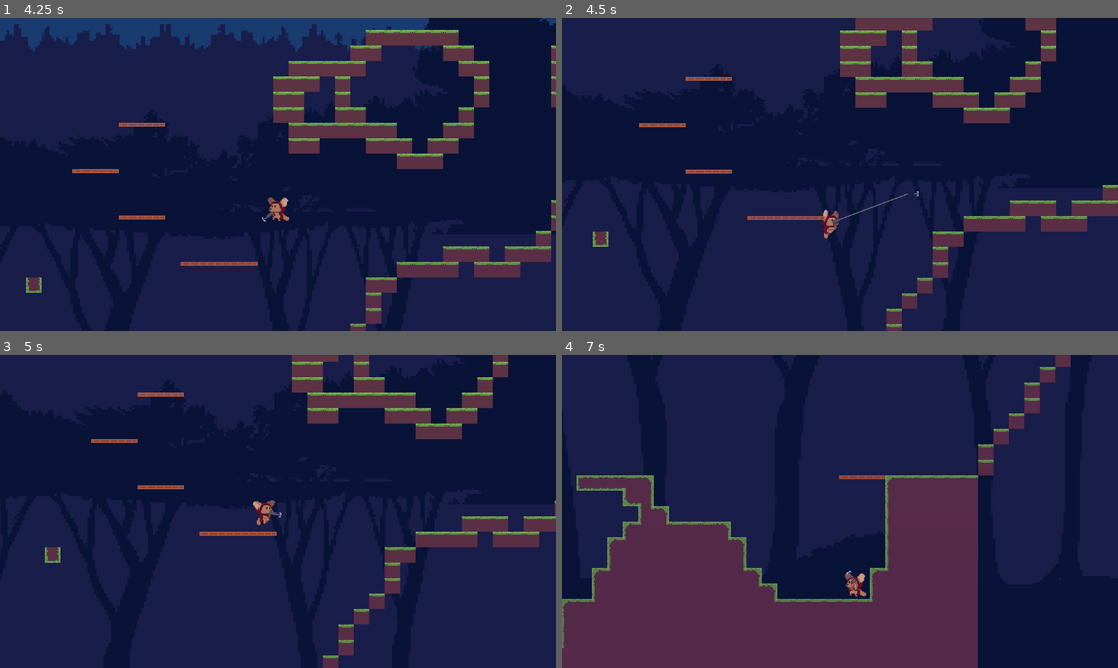
Above: before the commit, frames 1-4 (two rows, left to right).
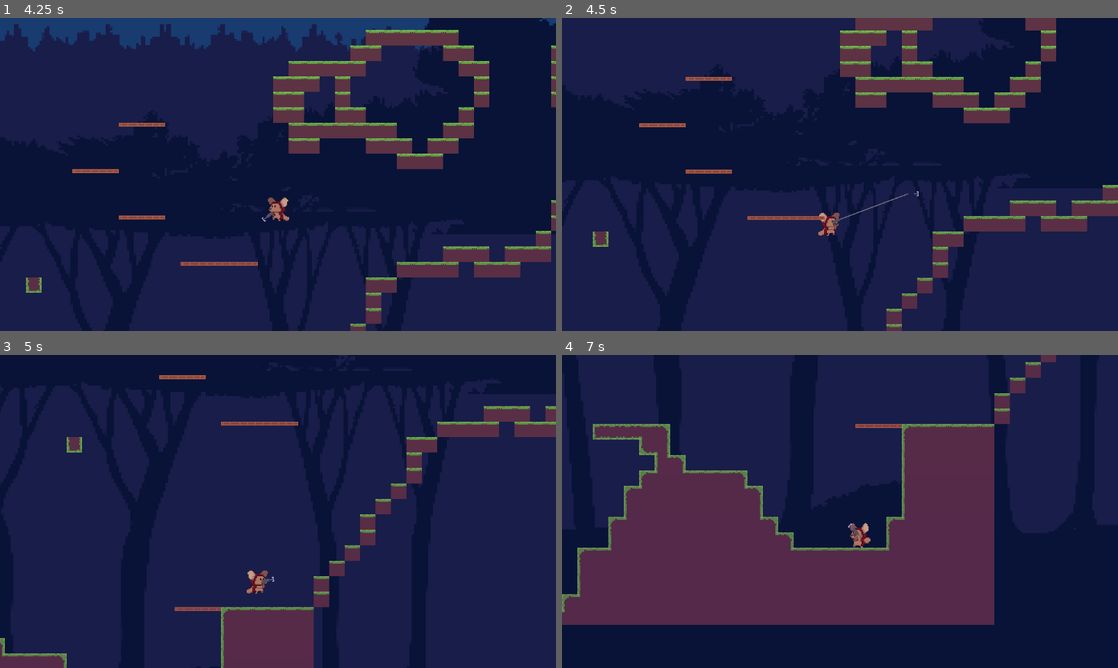
Above: after the commit, the same moments.

Repository: RaccoonLasagna/ihavenowingsbutimustclimb
Game: Godot game, scene res://Title Screen/title_screen.tscn
The game is run twice, just before and just after one commit, with the same random seed, the same clock (stepped at 60 frames per second) and the same inputs.
Inputs (mouse positions are in pixels of both pictures, inside the frame that each line leads up to):
- Up to frame 1 (4.25 s): click "BEGIN JOURNEY" at 0.5 s; move the mouse to (400, 158) at 1.27 s; hold D (right) 1.28-2.03 s; click (400, 158) at 1.35 s; tap Space (jump) at 1.52, 2.27, 3.77 s; move the mouse to (166, 190) at 2.02 s; hold S (down) 2.03-2.78 s; click (166, 190) at 2.1 s; move the mouse to (333, 105) at 2.77 s; hold D (right) 2.78-3.53 s; click (333, 105) at 2.85 s; move the mouse to (250, 237) at 3.52 s; hold W (up) from 3.53 s (still down); click (250, 237) at 3.6 s
- Up to frame 2 (4.5 s): move the mouse to (1006, 221) at 4.27 s; release W (up) at 4.28 s; hold A (left) from 4.28 s (still down); click (1006, 221) at 4.35 s
- Up to frame 3 (5 s): keep holding A (left); tap Space (jump) at 4.52 s
- Up to frame 4 (7 s): move the mouse to (673, 464) at 5.02 s; click (673, 464) at 5.1 s; tap Space (jump) at 5.27, 6.77 s; move the mouse to (867, 511) at 5.77 s; release A (left) at 5.78 s; hold S (down) 5.78-6.53 s; click (867, 511) at 5.85 s; move the mouse to (756, 433) at 6.52 s; hold D (right) from 6.53 s (still down); click (756, 433) at 6.6 s

Frame 1 is identical in both runs. In frame 2, 0.1% of the frame differs, in the area x 46-50%, y 61-71%; in frame 3, 15%; in frame 4, 28%, in the area x 0-92%, y 0-100%.

Commit message:
fixed collision again

Diff:
--- a/hook_head.tscn
+++ b/hook_head.tscn
@@ -6,20 +6,20 @@
 [sub_resource type="RectangleShape2D" id="RectangleShape2D_m6oms"]
 size = Vector2(10, 10)
 
-[node name="hook_head" type="Area2D" unique_id=1846363436 node_paths=PackedStringArray("timer")]
+[node name="hook_head" type="Area2D" node_paths=PackedStringArray("timer")]
 collision_layer = 2
 collision_mask = 2
 script = ExtResource("1_m6oms")
 timer = NodePath("Timer")
 
-[node name="Sprite2D" type="Sprite2D" parent="." unique_id=1453851093]
+[node name="Sprite2D" type="Sprite2D" parent="."]
 scale = Vector2(2, 2)
 texture = ExtResource("2_hfjrw")
 
-[node name="CollisionShape2D" type="CollisionShape2D" parent="." unique_id=1008016541]
+[node name="CollisionShape2D" type="CollisionShape2D" parent="."]
 shape = SubResource("RectangleShape2D_m6oms")
 
-[node name="Timer" type="Timer" parent="." unique_id=1212105646]
+[node name="Timer" type="Timer" parent="."]
 wait_time = 0.5
 autostart = true
 
--- a/map.tscn
+++ b/map.tscn
@@ -41,19 +41,19 @@
 12:0/0/physics_layer_0/polygon_0/points = PackedVector2Array(-8, -8, 8, -8, 8, 8, -8, 8)
 14:0/0 = 0
 14:0/0/physics_layer_0/polygon_0/points = PackedVector2Array(-8, -8, 8, -8, 8, 8, -8, 8)
-0:2/0 = 0
-0:2/0/physics_layer_0/polygon_0/points = PackedVector2Array(-8, -8, 8, -8, 8, 8, -8, 8)
-0:2/0/physics_layer_0/polygon_0/one_way = true
-2:2/0 = 0
-2:2/0/physics_layer_0/polygon_0/points = PackedVector2Array(-8, -8, 8, -8, 8, 8, -8, 8)
-2:2/0/physics_layer_0/polygon_0/one_way = true
-4:2/0 = 0
-4:2/0/physics_layer_0/polygon_0/points = PackedVector2Array(-8, -8, 8, -8, 8, 8, -8, 8)
-4:2/0/physics_layer_0/polygon_0/one_way = true
 16:0/0 = 0
 16:0/0/physics_layer_0/polygon_0/points = PackedVector2Array(-8, -8, 8, -8, 8, 8, -8, 8)
 4:0/0 = 0
 4:0/0/physics_layer_0/polygon_0/points = PackedVector2Array(-8, -8, 8, -8, 8, 8, -8, 8)
+0:2/0 = 0
+0:2/0/physics_layer_1/polygon_0/points = PackedVector2Array(-8, -8, 8, -8, 8, 8, -8, 8)
+0:2/0/physics_layer_1/polygon_0/one_way = true
+2:2/0 = 0
+2:2/0/physics_layer_1/polygon_0/points = PackedVector2Array(-8, -8, 8, -8, 8, 8, -8, 8)
+2:2/0/physics_layer_1/polygon_0/one_way = true
+4:2/0 = 0
+4:2/0/physics_layer_1/polygon_0/points = PackedVector2Array(-8, -8, 8, -8, 8, 8, -8, 8)
+4:2/0/physics_layer_1/polygon_0/one_way = true
 
 [sub_resource type="TileSetAtlasSource" id="TileSetAtlasSource_4on3e"]
 texture = ExtResource("4_wbpbn")
@@ -126,138 +126,140 @@
 [sub_resource type="TileSet" id="TileSet_e0an3"]
 physics_layer_0/collision_layer = 3
 physics_layer_0/collision_mask = 3
+physics_layer_1/collision_layer = 4
+physics_layer_1/collision_mask = 4
 sources/1 = SubResource("TileSetAtlasSource_p5pve")
 sources/2 = SubResource("TileSetAtlasSource_4on3e")
 sources/3 = SubResource("TileSetAtlasSource_bssq0")
 
-[node name="Node2D2" type="Node2D" unique_id=547192851 node_paths=PackedStringArray("camera", "player")]
+[node name="Node2D2" type="Node2D" node_paths=PackedStringArray("camera", "player")]
 script = ExtResource("1_e0an3")
 camera = NodePath("Camera2D")
 player = NodePath("Player")
 
-[node name="Camera2D" type="Camera2D" parent="." unique_id=467223065]
-
-[node name="Player" parent="." unique_id=364727505 instance=ExtResource("2_wijl4")]
+[node name="Camera2D" type="Camera2D" parent="."]
+
+[node name="Player" parent="." instance=ExtResource("2_wijl4")]
 position = Vector2(1639, -989)
 
-[node name="TileMapLayer" type="TileMapLayer" parent="." unique_id=1079736775]
+[node name="TileMapLayer" type="TileMapLayer" parent="."]
 material = SubResource("ShaderMaterial_wbpbn")
 scale = Vector2(2, 2)
 tile_map_data = PackedByteArray("AADv/wQAAQACAAAAAADw/wQAAQACAAAAAADx/wQAAQACAAAAAADy/wQAAQACAAAAAADz/wQAAQACAAAAAAD0/w …(11232 unchanged characters)…
 tile_set = SubResource("TileSet_e0an3")
 
-[node name="Parallax2D" type="Parallax2D" parent="." unique_id=1847453211]
-
-[node name="ParallaxBackground" type="ParallaxBackground" parent="." unique_id=596292516]
+[node name="Parallax2D" type="Parallax2D" parent="."]
+
+[node name="ParallaxBackground" type="ParallaxBackground" parent="."]
 offset = Vector2(0, -516)
 transform = Transform2D(1, 0, 0, 1, 0, -516)
 
-[node name="ParallaxLayer11" type="ParallaxLayer" parent="ParallaxBackground" unique_id=1933880660]
+[node name="ParallaxLayer11" type="ParallaxLayer" parent="ParallaxBackground"]
 motion_scale = Vector2(1, 0.25)
 motion_mirroring = Vector2(1945, 0)
 
-[node name="Sprite2D" type="Sprite2D" parent="ParallaxBackground/ParallaxLayer11" unique_id=696226617]
+[node name="Sprite2D" type="Sprite2D" parent="ParallaxBackground/ParallaxLayer11"]
 position = Vector2(526.99994, 566.57556)
 scale = Vector2(0.78368646, 0.829066)
 texture = ExtResource("4_ooc2g")
 
-[node name="ParallaxLayer10" type="ParallaxLayer" parent="ParallaxBackground" unique_id=1206617316]
+[node name="ParallaxLayer10" type="ParallaxLayer" parent="ParallaxBackground"]
 motion_scale = Vector2(1, 0.3)
 motion_mirroring = Vector2(1945, 0)
 
-[node name="Sprite2D" type="Sprite2D" parent="ParallaxBackground/ParallaxLayer10" unique_id=2074507715]
+[node name="Sprite2D" type="Sprite2D" parent="ParallaxBackground/ParallaxLayer10"]
 position = Vector2(526.99994, 566.57556)
 scale = Vector2(0.78368646, 0.829066)
 texture = ExtResource("5_2wwcf")
 
-[node name="ParallaxLayer9 SUN" type="ParallaxLayer" parent="ParallaxBackground" unique_id=893900190]
+[node name="ParallaxLayer9 SUN" type="ParallaxLayer" parent="ParallaxBackground"]
 motion_scale = Vector2(0, 0.04)
 
-[node name="Sprite2D" type="Sprite2D" parent="ParallaxBackground/ParallaxLayer9 SUN" unique_id=157849361]
+[node name="Sprite2D" type="Sprite2D" parent="ParallaxBackground/ParallaxLayer9 SUN"]
 position = Vector2(521.5, 299.9453)
 scale = Vector2(4.38, 4.280852)
 texture = ExtResource("6_wbpbn")
 
-[node name="ParallaxLayer8" type="ParallaxLayer" parent="ParallaxBackground" unique_id=2056348099]
+[node name="ParallaxLayer8" type="ParallaxLayer" parent="ParallaxBackground"]
 motion_scale = Vector2(0.35, 0.35)
 motion_mirroring = Vector2(1945, 0)
 
-[node name="Sprite2D" type="Sprite2D" parent="ParallaxBackground/ParallaxLayer8" unique_id=459878893]
+[node name="Sprite2D" type="Sprite2D" parent="ParallaxBackground/ParallaxLayer8"]
 position = Vector2(522.8376, 138)
 scale = Vector2(4.86465, 5.5490355)
 texture = ExtResource("7_a6rn7")
 
-[node name="ParallaxLayer7" type="ParallaxLayer" parent="ParallaxBackground" unique_id=244194832]
+[node name="ParallaxLayer7" type="ParallaxLayer" parent="ParallaxBackground"]
 motion_scale = Vector2(0.4, 0.4)
 motion_mirroring = Vector2(1945, 0)
 
-[node name="Sprite2D" type="Sprite2D" parent="ParallaxBackground/ParallaxLayer7" unique_id=2028424958]
+[node name="Sprite2D" type="Sprite2D" parent="ParallaxBackground/ParallaxLayer7"]
 position = Vector2(522.8376, 7)
 scale = Vector2(4.86465, 4.2800684)
 texture = ExtResource("8_4on3e")
 
-[node name="ParallaxLayer5" type="ParallaxLayer" parent="ParallaxBackground" unique_id=1128712955]
+[node name="ParallaxLayer5" type="ParallaxLayer" parent="ParallaxBackground"]
 motion_scale = Vector2(0.6, 0.6)
 motion_mirroring = Vector2(1945, 0)
 
-[node name="Sprite2D" type="Sprite2D" parent="ParallaxBackground/ParallaxLayer5" unique_id=2123704625]
+[node name="Sprite2D" type="Sprite2D" parent="ParallaxBackground/ParallaxLayer5"]
 position = Vector2(522.8376, 124)
 scale = Vector2(4.86465, 4.2800684)
 texture = ExtResource("9_bssq0")
 
-[node name="ParallaxLayer6" type="ParallaxLayer" parent="ParallaxBackground" unique_id=494457775]
+[node name="ParallaxLayer6" type="ParallaxLayer" parent="ParallaxBackground"]
 motion_scale = Vector2(0.75, 0.75)
 motion_mirroring = Vector2(1945, 0)
 
-[node name="Sprite2D" type="Sprite2D" parent="ParallaxBackground/ParallaxLayer6" unique_id=2138820004]
+[node name="Sprite2D" type="Sprite2D" parent="ParallaxBackground/ParallaxLayer6"]
 position = Vector2(-18.982483, -56)
 scale = Vector2(2.149912, 2.200805)
 texture = ExtResource("10_jk4ss")
 
-[node name="Sprite2D2" type="Sprite2D" parent="ParallaxBackground/ParallaxLayer6" unique_id=598596599]
+[node name="Sprite2D2" type="Sprite2D" parent="ParallaxBackground/ParallaxLayer6"]
 position = Vector2(945, -53)
 scale = Vector2(2.7637062, 2.200805)
 texture = ExtResource("10_jk4ss")
 
-[node name="ParallaxLayer3" type="ParallaxLayer" parent="ParallaxBackground" unique_id=43797048]
+[node name="ParallaxLayer3" type="ParallaxLayer" parent="ParallaxBackground"]
 motion_scale = Vector2(0.8, 0.8)
 motion_mirroring = Vector2(1945, 0)
 
-[node name="Sprite2D" type="Sprite2D" parent="ParallaxBackground/ParallaxLayer3" unique_id=613441322]
+[node name="Sprite2D" type="Sprite2D" parent="ParallaxBackground/ParallaxLayer3"]
 position = Vector2(522.8376, 127)
 scale = Vector2(4.86465, 4.2800684)
 texture = ExtResource("11_r5om4")
 
-[node name="ParallaxLayer2" type="ParallaxLayer" parent="ParallaxBackground" unique_id=508690844]
+[node name="ParallaxLayer2" type="ParallaxLayer" parent="ParallaxBackground"]
 motion_scale = Vector2(0.85, 0.85)
 motion_mirroring = Vector2(1940, 0)
 
-[node name="Sprite2D" type="Sprite2D" parent="ParallaxBackground/ParallaxLayer2" unique_id=489178910]
+[node name="Sprite2D" type="Sprite2D" parent="ParallaxBackground/ParallaxLayer2"]
 position = Vector2(522.8376, 328)
 scale = Vector2(4.86465, 4.2800684)
 texture = ExtResource("12_jky6x")
 
-[node name="ParallaxLayer" type="ParallaxLayer" parent="ParallaxBackground" unique_id=492124028]
+[node name="ParallaxLayer" type="ParallaxLayer" parent="ParallaxBackground"]
 motion_scale = Vector2(0.9, 1)
 motion_mirroring = Vector2(2300, 0)
 
-[node name="Sprite2D" type="Sprite2D" parent="ParallaxBackground/ParallaxLayer" unique_id=776005613]
+[node name="Sprite2D" type="Sprite2D" parent="ParallaxBackground/ParallaxLayer"]
 position = Vector2(522.8376, -93.75)
 scale = Vector2(4.86465, 4.2800684)
 texture = ExtResource("13_4sf5t")
 
-[node name="ParallaxLayer9" type="ParallaxLayer" parent="ParallaxBackground" unique_id=1529138876]
+[node name="ParallaxLayer9" type="ParallaxLayer" parent="ParallaxBackground"]
 motion_mirroring = Vector2(2300, 0)
 
-[node name="Sprite2D" type="Sprite2D" parent="ParallaxBackground/ParallaxLayer9" unique_id=342725169]
+[node name="Sprite2D" type="Sprite2D" parent="ParallaxBackground/ParallaxLayer9"]
 position = Vector2(388, 1131)
 scale = Vector2(4.86465, 4.2800684)
 texture = ExtResource("14_3mr0t")
 
-[node name="ScreenOverlay" type="CanvasLayer" parent="." unique_id=777766984]
+[node name="ScreenOverlay" type="CanvasLayer" parent="."]
 layer = 10
 
-[node name="ColorRect" type="ColorRect" parent="ScreenOverlay" unique_id=737863318]
+[node name="ColorRect" type="ColorRect" parent="ScreenOverlay"]
 anchors_preset = 15
 anchor_right = 1.0
 anchor_bottom = 1.0
Not shown: 1 places in hook_head.tscn that only renumber resources
Not shown: 1 places in map.tscn that only renumber resources
